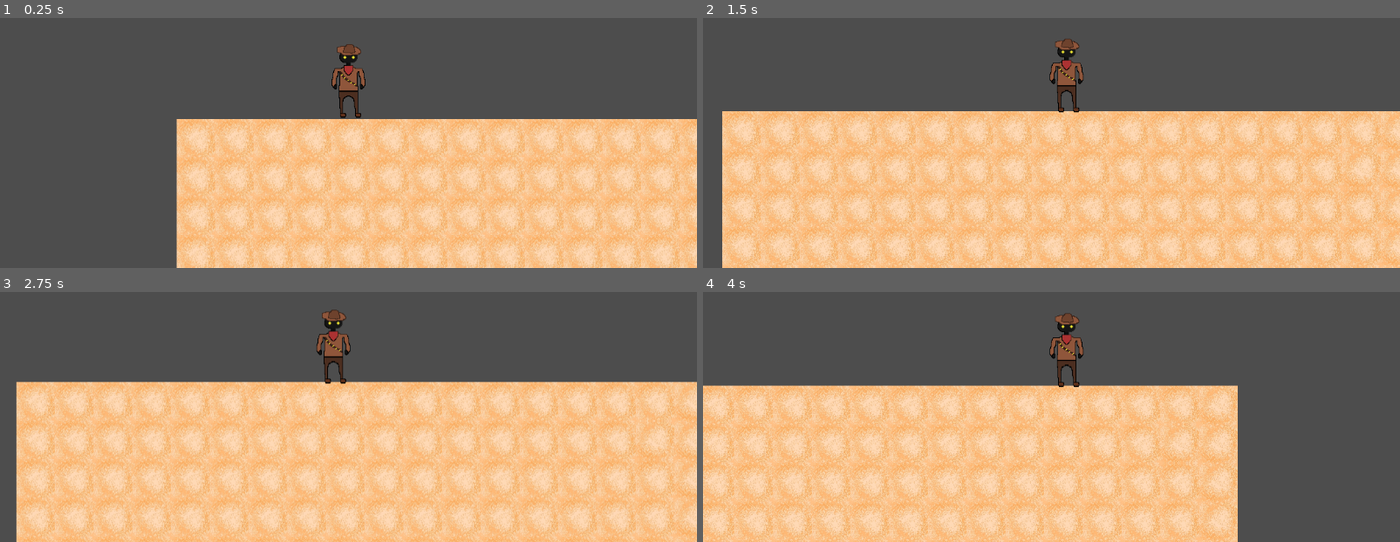
Above: before the commit, frames 1-4 (two rows, left to right).
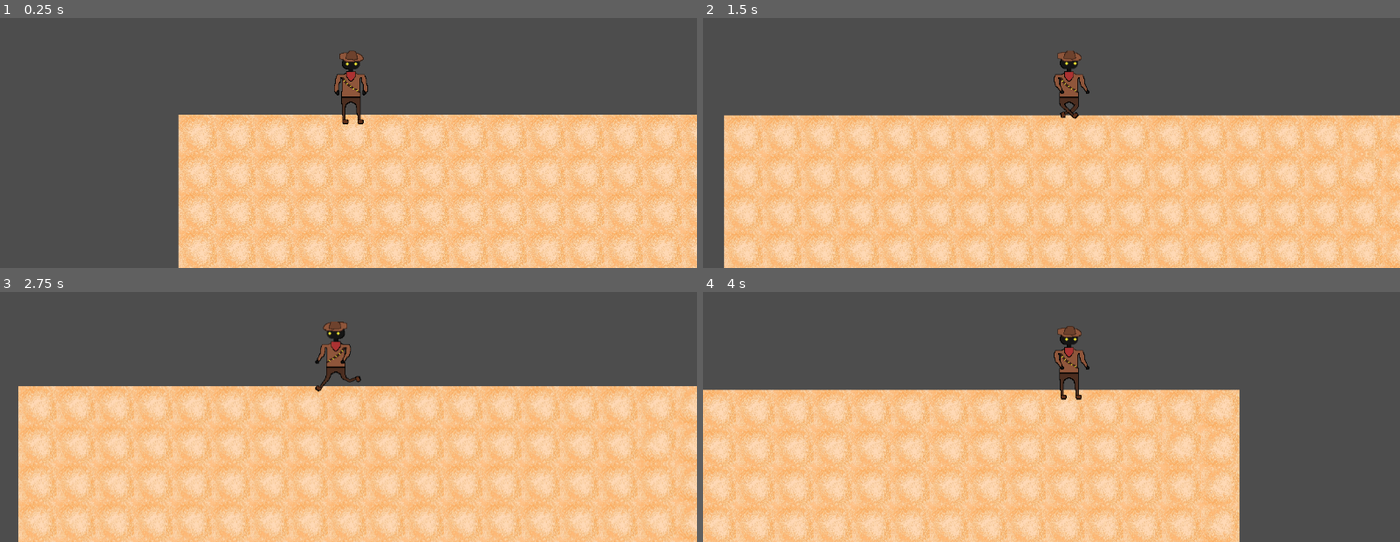
Above: after the commit, the same moments.

Repository: Abmccullough1/New-Cowboy-with-a-wand
Game: Godot game, scene res://main.tscn
Two runs of this game, one before a commit and one after it. Both use one fixed random seed, a clock stepped at 60 frames per second and the inputs below.
Inputs:
- Up to frame 1 (0.25 s): no input
- Up to frame 2 (1.5 s): tap Enter (ui_accept) at 0.5, 0.77 s; hold Right (ui_right) from 0.53 s (still down)
- Up to frame 3 (2.75 s): tap Enter (ui_accept) at 1.52 s; release Right (ui_right) at 2.03 s; hold Left (ui_left) from 2.03 s (still down)
- Up to frame 4 (4 s): release Left (ui_left) at 2.78 s; hold Right (ui_right) from 2.78 s (still down); tap Enter (ui_accept) at 3.02, 3.77 s

The runs differ from the first frame. In frame 1, 13% of the frame differs, in the area x 25-100%, y 10-100%; in frame 2, 17%, in the area x 2-100%, y 8-100%; in frame 3, 16%; in frame 4, 14%.

Commit message:
animation update

Diff:
--- a/Player/character_body_2d.tscn
+++ b/Player/character_body_2d.tscn
@@ -1,13 +1,88 @@
-[gd_scene load_steps=5 format=3 uid="uid://xqckunj3gk4p"]
+[gd_scene load_steps=18 format=3 uid="uid://xqckunj3gk4p"]
 
 [ext_resource type="Script" path="res://Player/player.gd" id="1_0fhkd"]
-[ext_resource type="Texture2D" uid="uid://toh53vwqusqc" path="res://Cowboy with a Wand/cowboizardstand.png" id="2_3jxdb"]
+[ext_resource type="Texture2D" uid="uid://drlu7rghl0wr8" path="res://Cowboy with a Wand/cowboizardidle-Sheet.png" id="2_j5dup"]
+[ext_resource type="Texture2D" uid="uid://8k3f7ybku71q" path="res://Cowboy with a Wand/cowboizardwalk-Sheet.png" id="3_6fpi4"]
+
+[sub_resource type="CapsuleShape2D" id="CapsuleShape2D_5rn4u"]
+radius = 15.0
+height = 118.0
+
+[sub_resource type="AtlasTexture" id="AtlasTexture_o7ojl"]
+atlas = ExtResource("2_j5dup")
+region = Rect2(0, 0, 124, 124)
+
+[sub_resource type="AtlasTexture" id="AtlasTexture_7t31o"]
+atlas = ExtResource("2_j5dup")
+region = Rect2(124, 0, 124, 124)
+
+[sub_resource type="AtlasTexture" id="AtlasTexture_u48ls"]
+atlas = ExtResource("2_j5dup")
+region = Rect2(248, 0, 124, 124)
+
+[sub_resource type="AtlasTexture" id="AtlasTexture_e34rk"]
+atlas = ExtResource("2_j5dup")
+region = Rect2(372, 0, 124, 124)
+
+[sub_resource type="AtlasTexture" id="AtlasTexture_2dxdu"]
+atlas = ExtResource("2_j5dup")
+region = Rect2(496, 0, 124, 124)
+
+[sub_resource type="AtlasTexture" id="AtlasTexture_11luw"]
+atlas = ExtResource("2_j5dup")
+region = Rect2(620, 0, 124, 124)
+
+[sub_resource type="AtlasTexture" id="AtlasTexture_rud8k"]
+atlas = ExtResource("2_j5dup")
+region = Rect2(744, 0, 124, 124)
+
+[sub_resource type="AtlasTexture" id="AtlasTexture_v4fiy"]
+atlas = ExtResource("2_j5dup")
+region = Rect2(868, 0, 124, 124)
+
+[sub_resource type="AtlasTexture" id="AtlasTexture_318b5"]
+atlas = ExtResource("3_6fpi4")
+region = Rect2(0, 0, 124, 124)
+
+[sub_resource type="AtlasTexture" id="AtlasTexture_w84la"]
+atlas = ExtResource("3_6fpi4")
+region = Rect2(124, 0, 124, 124)
+
+[sub_resource type="AtlasTexture" id="AtlasTexture_u3lwu"]
+atlas = ExtResource("3_6fpi4")
+region = Rect2(248, 0, 124, 124)
+
+[sub_resource type="AtlasTexture" id="AtlasTexture_pxnuh"]
+atlas = ExtResource("3_6fpi4")
+region = Rect2(372, 0, 124, 124)
 
 [sub_resource type="SpriteFrames" id="SpriteFrames_foyrw"]
+resource_local_to_scene = true
 animations = [{
 "frames": [{
 "duration": 1.0,
-"texture": ExtResource("2_3jxdb")
+"texture": SubResource("AtlasTexture_o7ojl")
+}, {
+"duration": 1.0,
+"texture": SubResource("AtlasTexture_7t31o")
+}, {
+"duration": 1.0,
+"texture": SubResource("AtlasTexture_u48ls")
+}, {
+"duration": 1.0,
+"texture": SubResource("AtlasTexture_e34rk")
+}, {
+"duration": 1.0,
+"texture": SubResource("AtlasTexture_2dxdu")
+}, {
+"duration": 1.0,
+"texture": SubResource("AtlasTexture_11luw")
+}, {
+"duration": 1.0,
+"texture": SubResource("AtlasTexture_rud8k")
+}, {
+"duration": 1.0,
+"texture": SubResource("AtlasTexture_v4fiy")
 }],
 "loop": true,
 "name": &"Idle",
@@ -15,24 +90,33 @@
 }, {
 "frames": [{
 "duration": 1.0,
-"texture": ExtResource("2_3jxdb")
+"texture": SubResource("AtlasTexture_318b5")
+}, {
+"duration": 1.0,
+"texture": SubResource("AtlasTexture_w84la")
+}, {
+"duration": 1.0,
+"texture": SubResource("AtlasTexture_u3lwu")
+}, {
+"duration": 1.0,
+"texture": SubResource("AtlasTexture_pxnuh")
 }],
 "loop": true,
 "name": &"Run",
 "speed": 5.0
 }]
 
-[sub_resource type="CapsuleShape2D" id="CapsuleShape2D_5rn4u"]
-radius = 15.0
-height = 118.0
-
 [node name="Player" type="CharacterBody2D"]
 script = ExtResource("1_0fhkd")
 
+[node name="CollisionShape2D" type="CollisionShape2D" parent="."]
+position = Vector2(475, 273)
+shape = SubResource("CapsuleShape2D_5rn4u")
+
+[node name="AnimationTree" type="AnimationTree" parent="."]
+
 [node name="AnimatedSprite2D" type="AnimatedSprite2D" parent="."]
+position = Vector2(477, 287)
 sprite_frames = SubResource("SpriteFrames_foyrw")
 animation = &"Run"
-
-[node name="CollisionShape2D" type="CollisionShape2D" parent="."]
-position = Vector2(1, 0)
-shape = SubResource("CapsuleShape2D_5rn4u")
+frame_progress = 0.99074
--- a/Player/player.gd
+++ b/Player/player.gd
@@ -3,7 +3,7 @@
 
 const SPEED = 300.0
 const JUMP_VELOCITY = -400.0
-
+@onready var animated_sprite_2d = $AnimatedSprite2D
 # Get the gravity from the project settings to be synced with RigidBody nodes.
 var gravity = ProjectSettings.get_setting("physics/2d/default_gravity")
 
@@ -13,6 +13,7 @@
 	if not is_on_floor():
 		velocity.y += gravity * delta
 
+
 	# Handle jump.
 	if Input.is_action_just_pressed("ui_accept") and is_on_floor():
 		velocity.y = JUMP_VELOCITY
@@ -21,8 +22,14 @@
 	# As good practice, you should replace UI actions with custom gameplay actions.
 	var direction = Input.get_axis("ui_left", "ui_right")
 	if direction:
+		$AnimatedSprite2D.play("Run")
 		velocity.x = direction * SPEED
 	else:
+		$AnimatedSprite2D.play("Idle")
 		velocity.x = move_toward(velocity.x, 0, SPEED)
 
 	move_and_slide()
+
+
+	var isLeft = velocity.x < 0
+	animated_sprite_2d.flip_h = isLeft
--- a/main.tscn
+++ b/main.tscn
@@ -138,8 +138,9 @@
 layer_0/tile_data = PackedInt32Array(-65536, 0, 0, -65535, 0, 0, -65534, 0, 0, -65533, 0, 0, -65532, 0, 0, -65531, 0, 0 …(1297 unchanged characters)…
 
 [node name="CharacterBody2D" parent="." instance=ExtResource("1_lewqp")]
-position = Vector2(284, 232)
+position = Vector2(-192, -21)
 
 [node name="Camera2D" type="Camera2D" parent="CharacterBody2D"]
+position = Vector2(473, 266)
 position_smoothing_enabled = true
 position_smoothing_speed = 10.0
Binary file added: Cowboy with a Wand/cowboizardidle-Sheet.png
Not shown, added: Cowboy with a Wand/cowboizardidle-Sheet.png.import
Binary file added: Cowboy with a Wand/cowboizardwalk-Sheet.png
Not shown, added: Cowboy with a Wand/cowboizardwalk-Sheet.png.import
